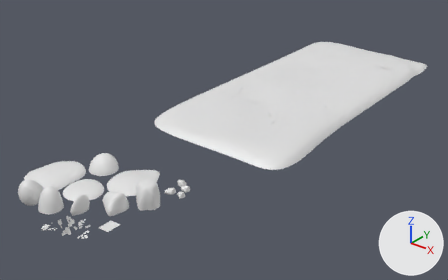
Before and after pictures for a commit that changed the FBX model Assets/Art/Models/landscape.fbx.
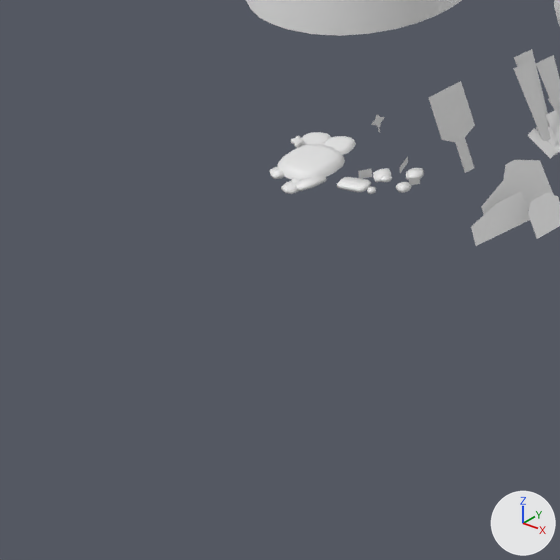
The first picture shows the older version from a 50 mm lens placed at (68.0, -39.8, 48.5), pointed at (0.6, 44.5, -3.7). The close-ups show both versions on the part from 3% to 16% of the width and 75% to 96% of the height of that picture; other places that the commit changed are outside them. Arrows for +X, +Y and +Z are at lower right; the lights stay in place. Where no turn or scale is listed for an object, it has been applied to the vertices.

Objects in the first close-up: 'eviroment_vegitation.072', 'eviroment_vegitation.083', 'eviroment_vegitation.086', 'eviroment_vegitation.087', 'eviroment_vegitation.088', 'eviroment_vegitation.089', 'eviroment_vegitation.098', 'eviroment_vegitation.099', 'startingArea_01.002'.
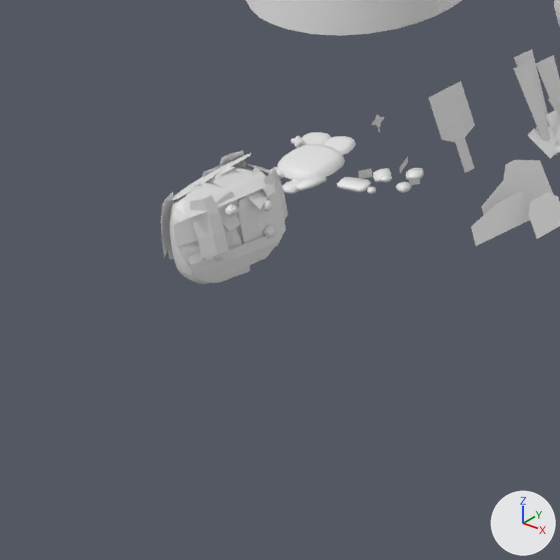
Boxes [x1, y1, x2, y2] around the edits, measured in the close-ups (560 x 560 px):
'Cube', added: after [161, 150, 288, 284]
    faces in mat_brush_transparent_03 (white #e7e7e7): [161, 150, 288, 283]
    faces in mat_brush_default (white #e7e7e7): [169, 167, 268, 284]
'Cube.002', added: after [225, 205, 238, 216]
'Cube.003', added: after [264, 225, 275, 238]
'Cube.001', added: after [261, 199, 273, 211]
'Cube.004', added: after [214, 252, 226, 260]

What changed in the scene script:
```text
Add me_cube_099:
    me_cube_099.from_pydata(...)  # 212 vertices, 208 faces; spans x -0.017..0.145, y -0.102..0.072, z -0.063..0.1
    me_cube_099.materials.append(mat_brush_default)  # white #e7e7e7
Add me_cube_097:
    me_cube_097.from_pydata(...)  # 610 vertices, 499 faces; spans x -0.58..0.58, y -0.89..0.93, z -0.18..1.34
    # faces by material slot: [384, 115]
    me_cube_097.materials.append(mat_brush_default)  # white #e7e7e7
    me_cube_097.materials.append(mat_brush_transparent_03)  # white #e7e7e7
Add me_cube_100:
    me_cube_100.from_pydata(...)  # 212 vertices, 208 faces; spans x -0.056..0.116, y -0.023..0.141, z -0.064..0.096
    me_cube_100.materials.append(mat_brush_default)  # white #e7e7e7
Add me_cube_098:
    me_cube_098.from_pydata(...)  # 212 vertices, 208 faces; spans x -0.07..0.09, y -0.083..0.094, z -0.014..0.151
    me_cube_098.materials.append(mat_brush_default)  # white #e7e7e7
Add me_cube_101:
    me_cube_101.from_pydata(...)  # 212 vertices, 208 faces; spans x -0.054..0.12, y -0.137..0.027, z -0.058..0.107
    me_cube_101.materials.append(mat_brush_default)  # white #e7e7e7
Add ob_cube_002:
    ob_cube_002 = bpy.data.objects.new('Cube.002', me_cube_099)
    ob_cube_002.location = (4.7, -0.89, 0.87)
Add ob_cube:
    ob_cube = bpy.data.objects.new('Cube', me_cube_097)
    ob_cube.location = (4.28, -0.77, -0.12)
Add ob_cube_003:
    ob_cube_003 = bpy.data.objects.new('Cube.003', me_cube_100)
    ob_cube_003.location = (4.73, -0.43, 0.23)
Add ob_cube_001:
    ob_cube_001 = bpy.data.objects.new('Cube.001', me_cube_098)
    ob_cube_001.location = (4.76, -0.36, 0.62)
Add ob_cube_004:
    ob_cube_004 = bpy.data.objects.new('Cube.004', me_cube_101)
    ob_cube_004.location = (4.7, -1.13, 0.26)
```
